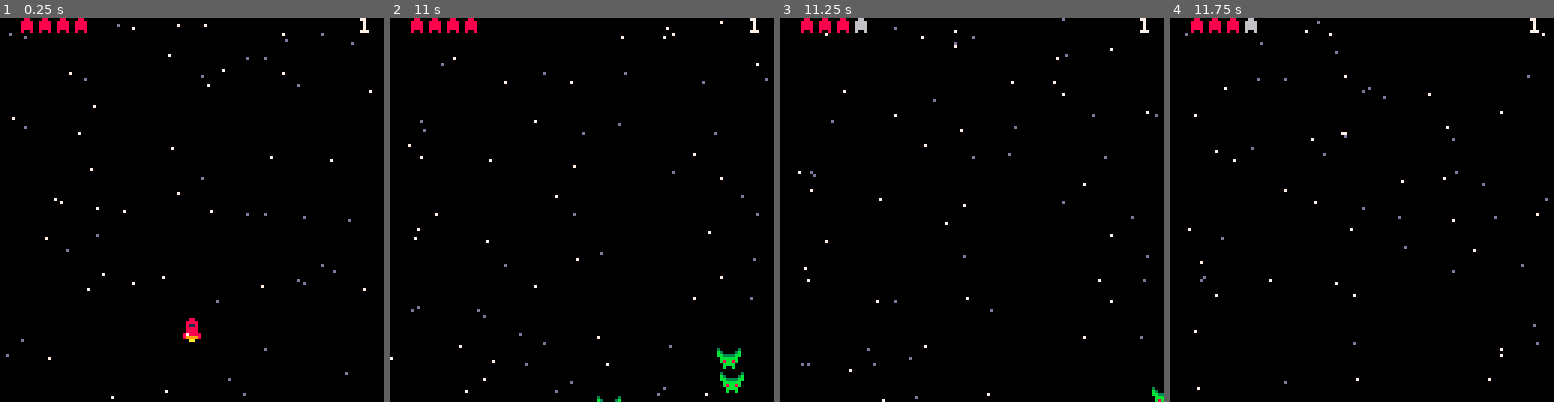
Above: before the commit, frames 1-4 (left to right).
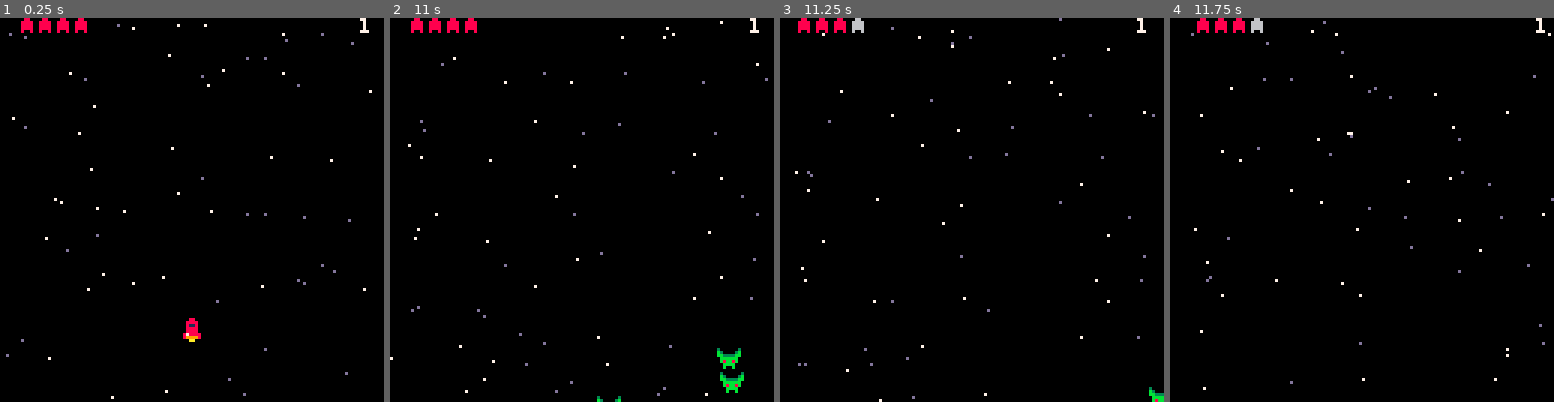
Above: after the commit, the same moments.

Repository: DamienBoisseau/pico8
Game: PICO-8 cartridge shmup.p8
Two runs of this game, one before a commit and one after it. Both use one fixed random seed, a clock stepped at 60 frames per second and the inputs below.
Inputs:
- Up to frame 1 (0.25 s): no input
- Up to frame 2 (11 s): tap X (X key) at 0.33, 1.07, 1.85, 2.97, 4.08, 5.2, 6.32, 7.43, 8.55, 9.67, 10.78 s; hold Right 1.6-2.1 s; hold Up 2.15-2.42 s; hold Right 2.47-3.03 s; hold Left 3.08-3.58 s; hold Down 3.63-3.97 s; hold Right 4.02-4.68 s; hold Up 4.73-5.03 s; hold Left 5.08-5.68 s; hold Down 5.73-6.03 s; hold Right 6.08-6.58 s; hold Right 6.63-7.13 s; hold Up 7.18-7.45 s; hold Right 7.5-8.07 s; hold Left 8.12-8.62 s; hold Down 8.67-9 s; hold Right 9.05-9.72 s; hold Up 9.77-10.07 s; hold Left 10.12-10.72 s; hold Down from 10.77 s (still down)
- Up to frame 3 (11.25 s): release Down at 11.07 s; hold Right from 11.12 s (still down)
- Up to frame 4 (11.75 s): release Right at 11.62 s

Frames 1-2 are identical in both runs. In frame 3, 1.2% of the frame differs, in the area x 3-100%, y 0-100%; in frame 4, 1.4%, in the area x 3-100%, y 0-97%.

Commit message:
Screen shakes when player gets hit

Diff:
--- a/shmup.p8
+++ b/shmup.p8
@@ -9,6 +9,7 @@
 
 function _init()
  t=0
+ shake=false
 
  ship = {
   s=1,
@@ -136,11 +137,19 @@
  end
 
  if ship.i then
+  shake = true
   ship.t += 1
   if ship.t >= invicibility_frames then
+   shake = false
    ship.i = false
    ship.t = 0
   end
+ end
+
+ if shake then
+  camera(flr(rnd(4)-2))
+ else
+  camera()
  end
 
  if btn(0) then ship.x-=2 end
